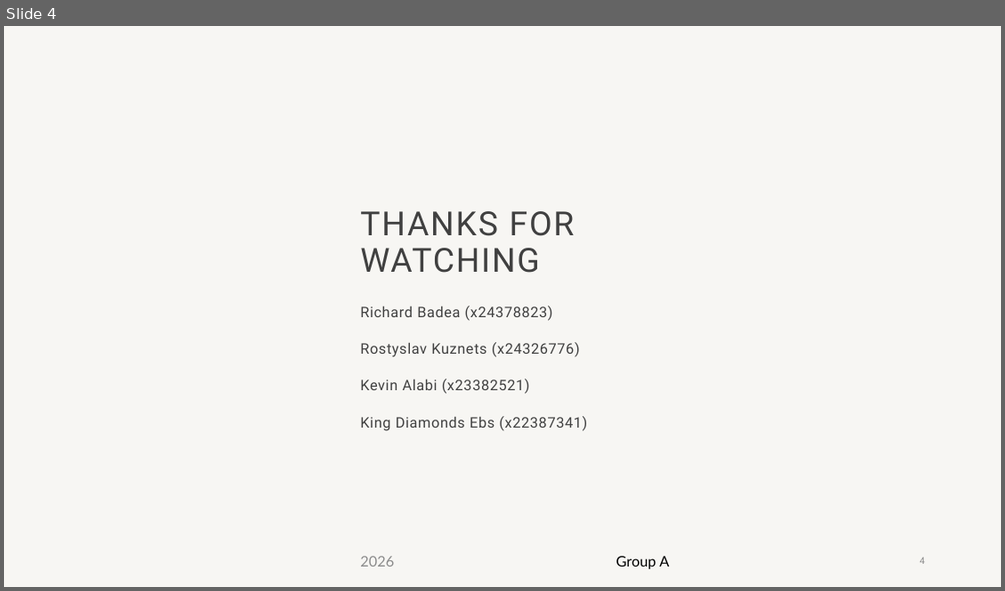
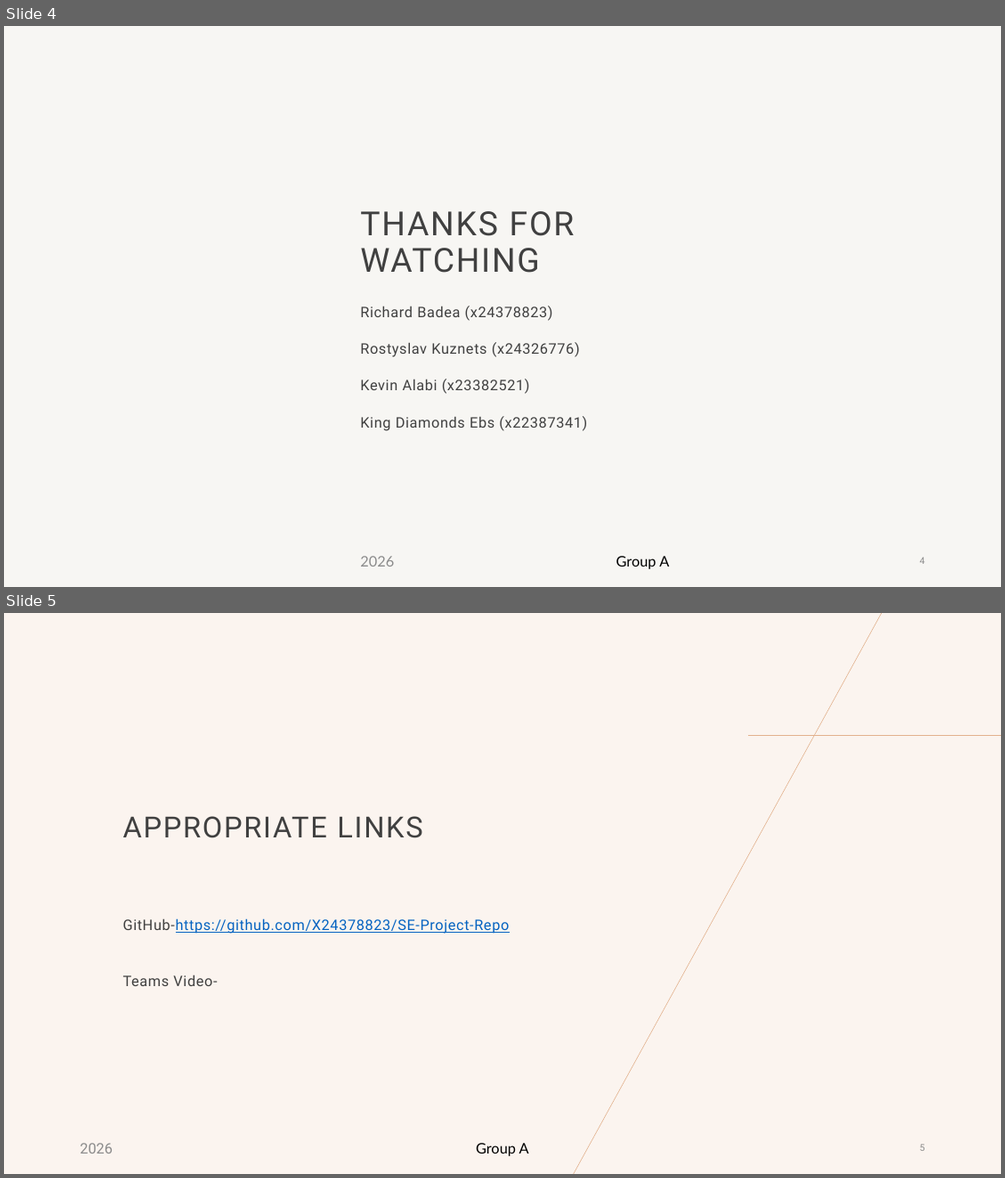
Before and after one commit to X24378823/SE-Project-Repo, a slide deck: Group A Presentation.pptx. Shown one above the other, each under a label of ours: slide 4 before the commit, slides 4 and 5 after it. The pictures are 1005x591 and 1005x1178 pixels, drawn with LibreOffice and Linux fonts; fonts in the diff are those of the drawing; background and template pictures are left out. Boxes give left, top, right and bottom in pixels: in the first picture for what was removed or moved away, otherwise in the second. Text is boxed around its words. In the diff, an @@ line names an element or a change of style, - is before the commit and + after.

Commit message:
Added a new slide to include relevant links

```diff
--- a/Group A Presentation.pptx
+++ b/Group A Presentation.pptx
@@ slide 5 added at bbox=[4, 613, 1001, 1174], background #FBF4EF @@
@@ line added from (882, 613) to (573, 1174), #E2B18D 0.5 pt @@
@@ line added from (748, 736) to (1001, 736), #E2B18D 0.5 pt @@
@@ title added at bbox=[123, 816, 422, 838], 28 pt, text #404040 @@
+APPROPRIATE LINKS
@@ text added at bbox=[123, 918, 510, 986], 14 pt, text #0563C1, underline @@
+GitHub-https://github.com/X24378823/SE-Project-Repo
+Teams Video-
@@ text added at bbox=[80, 1143, 113, 1153], 14 pt, text #8C8C8C @@
+2026
@@ text added at bbox=[476, 1143, 529, 1156], 14 pt, text #000000 @@
+Group A
@@ page number added at bbox=[920, 1143, 925, 1151], 9 pt, text #8C8C8C @@
+5
```
